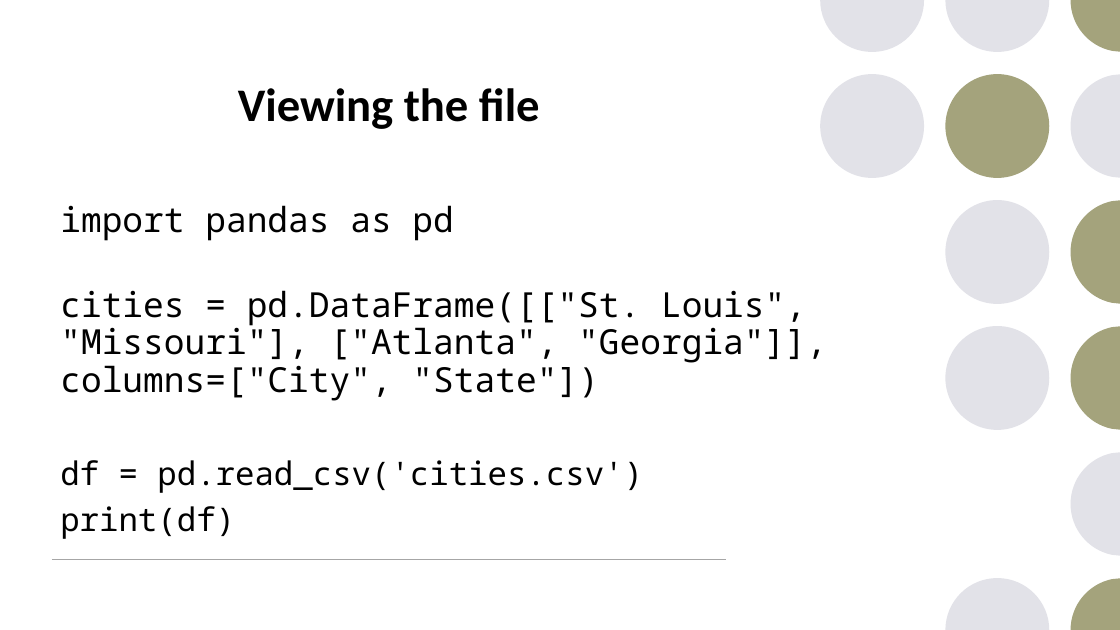
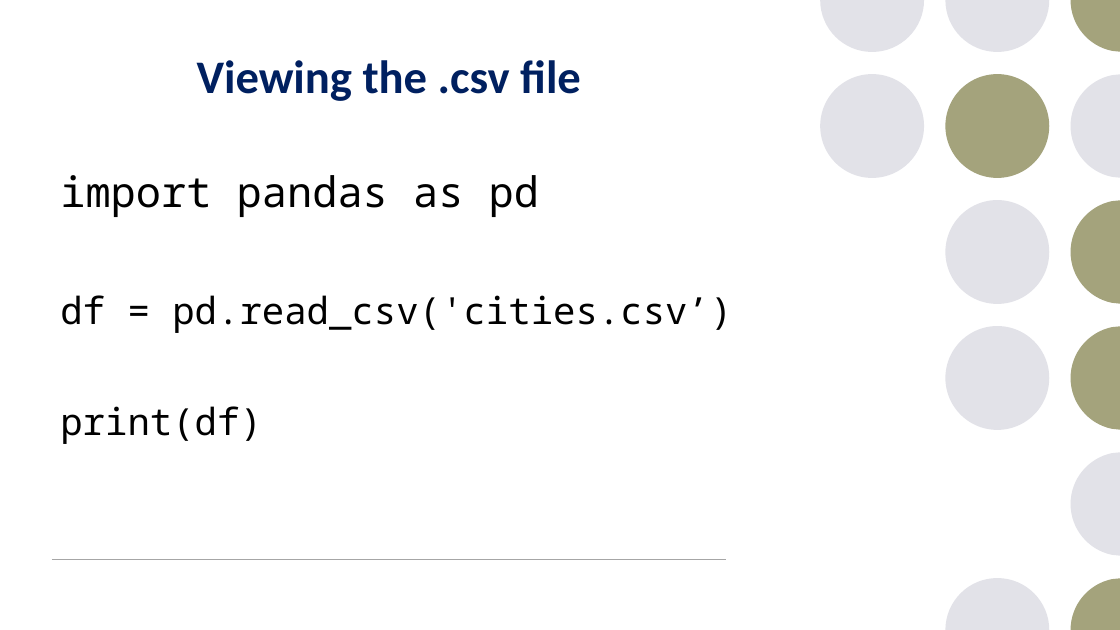
Before and after one commit to JohanBester/PythonResources, a slide deck: slide 62 of DAP_PowerPoints/week6-pandas.pptx (slide 63 before the commit). Drawn at 1120x630 pixels with LibreOffice and Linux fonts; fonts in the diff are those of the drawing. Boxes give left, top, right and bottom in pixels: in the first picture for what was removed or moved away, otherwise in the second. Text is boxed around its words. In the diff, an @@ line names an element or a change of style, - is before the commit and + after.

```diff
--- a/DAP_PowerPoints/week6-pandas.pptx
+++ b/DAP_PowerPoints/week6-pandas.pptx
@@ title at [197, 60, 581, 101]: text changed; text colour #000000 to #002060 @@
-Viewing the file
+Viewing the .csv file
@@ text "import pandas as pd": place and size @@
-text "import pandas as pd" at [60, 205, 827, 539]
+text "import pandas as pd" at [60, 175, 732, 444]
@@ text at [60, 175, 539, 444]: size 29.6 to 36 pt in "import pandas as pd"; size 27.8 to 32 pt in "print(df)"; line spacing 0.9 to 1 @@
@@ text at [60, 295, 732, 333]: text changed; size 29.6 to 32 pt @@
-cities = pd.DataFrame([["St. Louis", "Missouri"], ["Atlanta", "Georgia"]], columns=["City", "State"])
-df = pd.read_csv('cities.csv')
+df = pd.read_csv('cities.csv’)
```
Also in this commit, not shown: 63 other slides changed, 2 slides removed, 17 other files.
